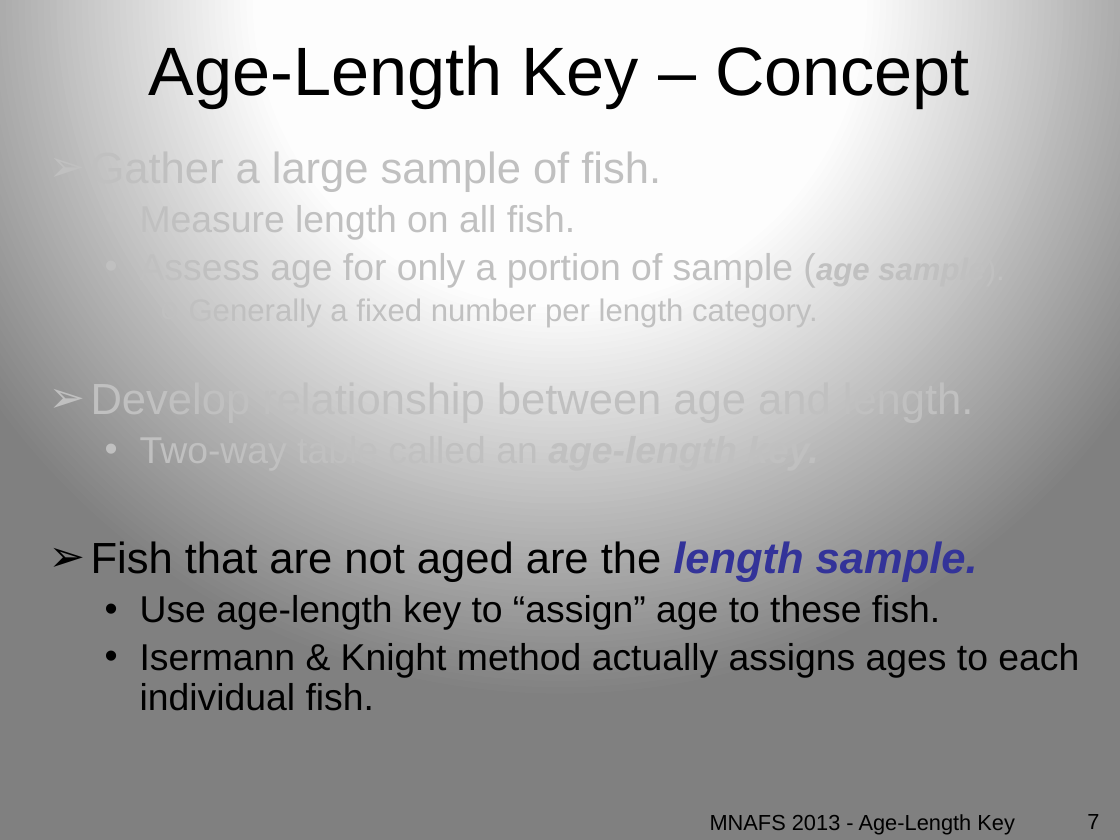
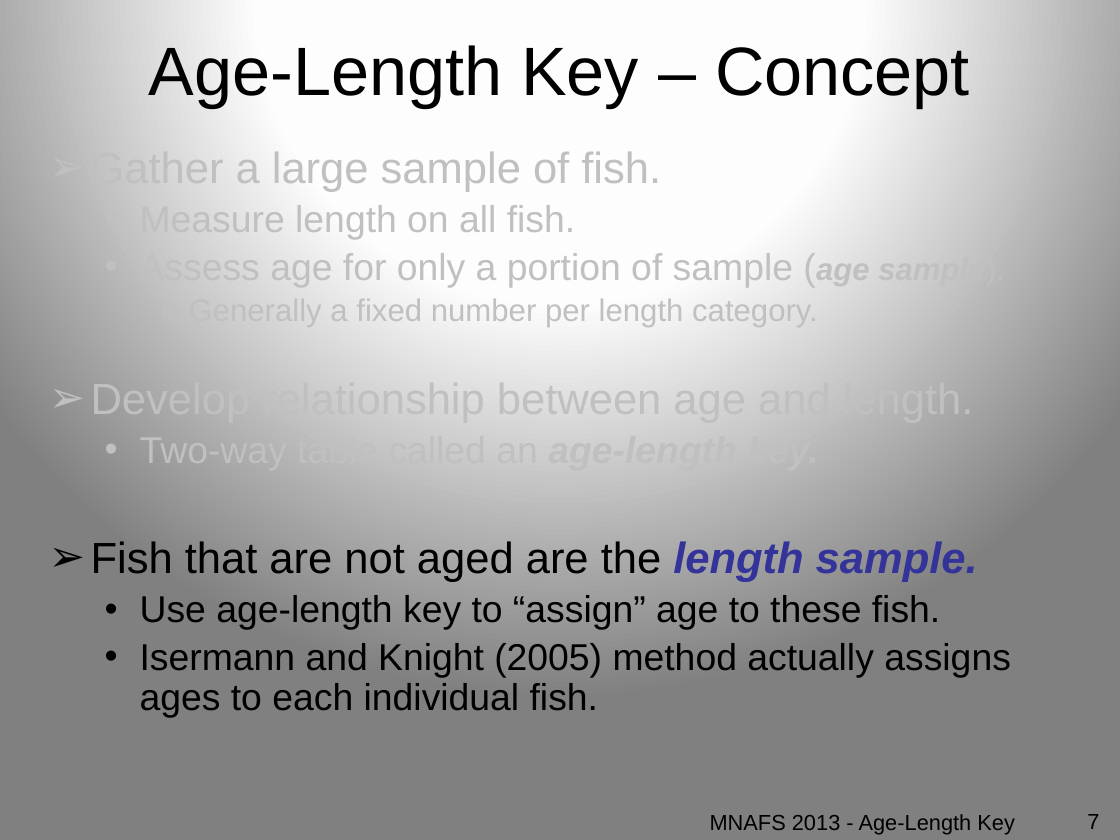
Before and after one commit to droglenc/AFSPortland2015, a slide deck: slide 7 of Slides/02_AgeLengthKey.pptx. Drawn at 1120x840 pixels with LibreOffice and Linux fonts; fonts in the diff are those of the drawing. Boxes give left, top, right and bottom in pixels: in the first picture for what was removed or moved away, otherwise in the second. Text is boxed around its words. In the diff, an @@ line names an element or a change of style, - is before the commit and + after.

```diff
--- a/Slides/02_AgeLengthKey.pptx
+++ b/Slides/02_AgeLengthKey.pptx
@@ text at (140, 643, 1011, 718): text changed @@
-  • Isermann & Knight method actually assigns ages to each individual fish.
+  • Isermann and Knight (2005) method actually assigns ages to each individual fish.
```
Also in this commit, not shown: 7 other slides changed, 7 other files.
